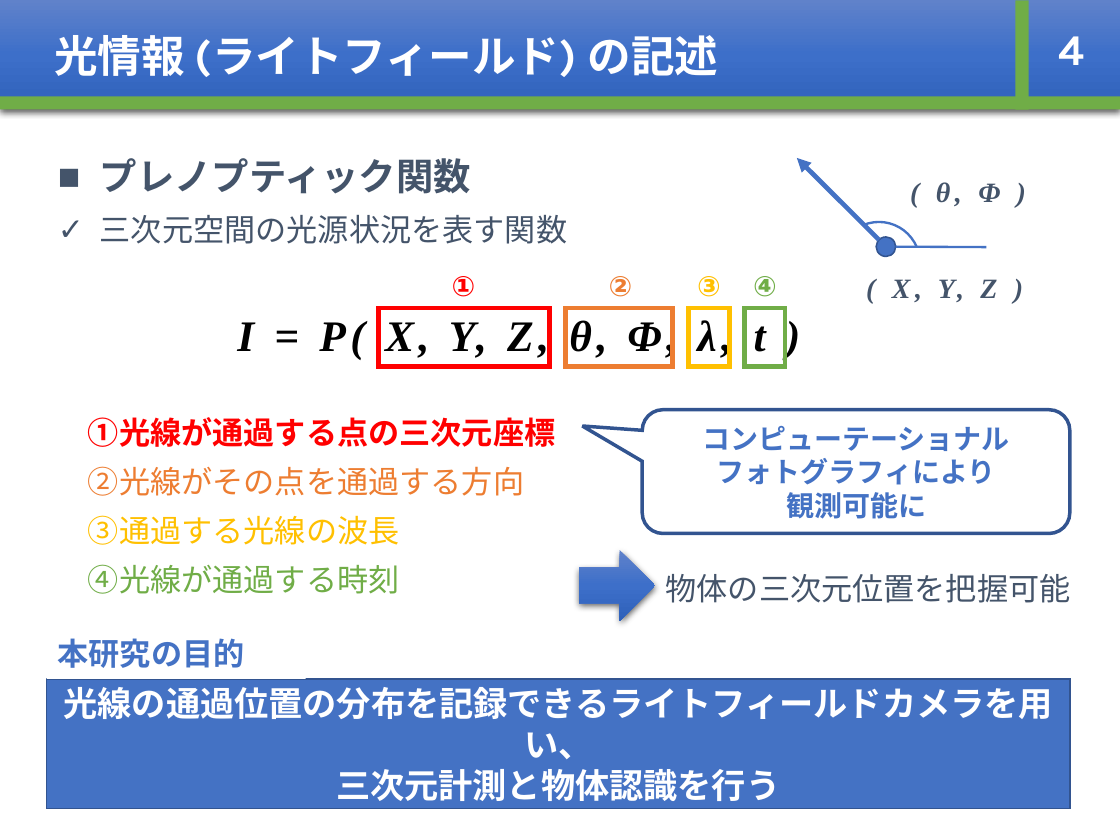
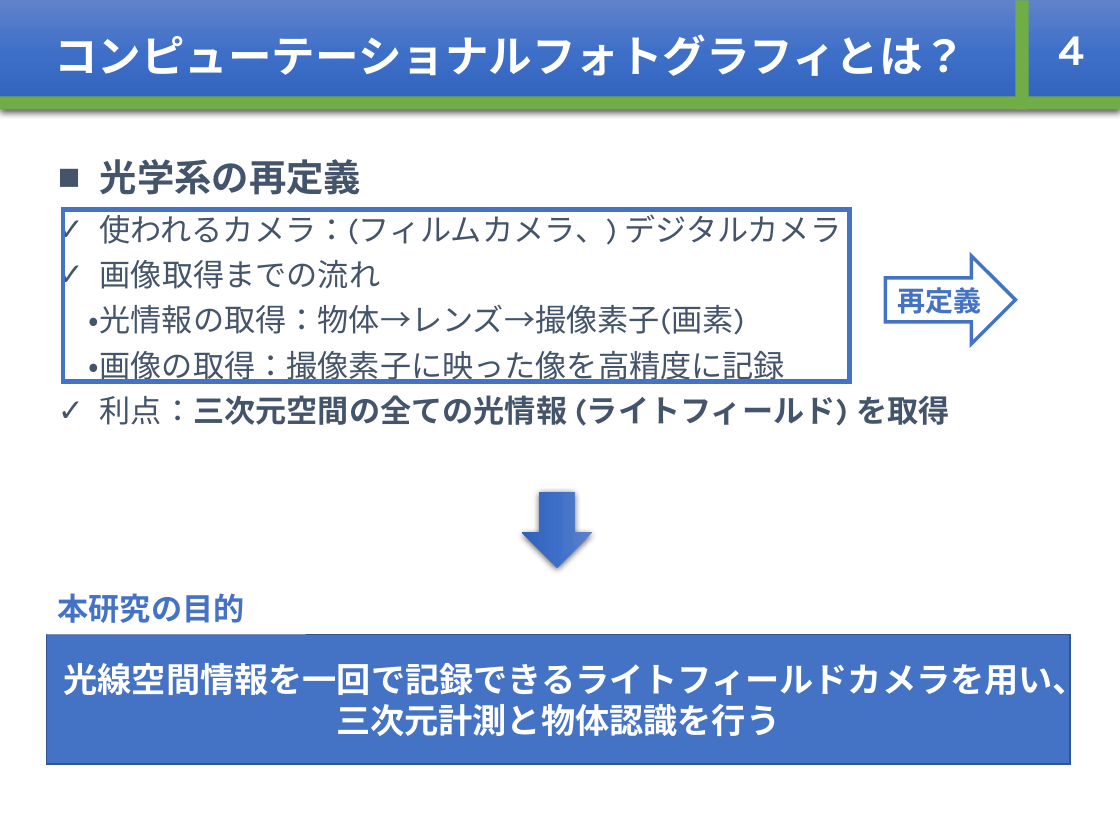
Before and after one commit to whcitizen/citizen_thesis, a slide deck: slide 6 of 03_mid_presentation/mid-presentation_20180219.pptx. Drawn at 1120x840 pixels with LibreOffice and Linux fonts; fonts in the diff are those of the drawing. Boxes give left, top, right and bottom in pixels: in the first picture for what was removed or moved away, otherwise in the second. Text is boxed around its words. In the diff, an @@ line names an element or a change of style, - is before the commit and + after.

```diff
--- a/03_mid_presentation/mid-presentation_20180219.pptx
+++ b/03_mid_presentation/mid-presentation_20180219.pptx
@@ text in rectangle at (x1=54, y1=34, x2=966, y2=76): text changed @@
-光情報 (ライトフィールド) の記述
+コンピューテーショナルフォトグラフィとは？
@@ text added at (x1=89, y1=159, x2=949, y2=426), 20 pt, text #44546A @@
+■ 光学系の再定義
+✓ 使われるカメラ：(フィルムカメラ、) デジタルカメラ
+✓ 画像取得までの流れ
+・光情報の取得：物体→レンズ→撮像素子(画素)
+・画像の取得：撮像素子に映った像を高精度に記録
+✓ 利点：三次元空間の全ての光情報 (ライトフィールド) を取得
@@ text removed at (x1=100, y1=158, x2=567, y2=244) @@
-■ プレノプティック関数
-✓ 三次元空間の光源状況を表す関数
@@ rectangle added at (x1=63, y1=209, x2=849, y2=381), outline #4472C4 3 pt @@
@@ group removed at (x1=796, y1=158, x2=1000, y2=316): 2 texts, 1 ellipse, 1 line, 1 arrow, 1 arc (boxed as its full ellipse) @@
-( X, Y, Z )
-( θ, Φ )
@@ right arrow added at (x1=886, y1=255, x2=1016, y2=344), fill #FFFFFF, outline #4472C4 2.25 pt, 18 pt, text #4472C4, bold @@
+再定義
@@ group removed at (x1=237, y1=276, x2=785, y2=366): 5 texts, 4 rectangles @@
-I = P( X, Y, Z, θ, Φ, λ, t )
-①
-②
-③
-④
@@ text removed at (x1=88, y1=417, x2=555, y2=594) @@
-①光線が通過する点の三次元座標
-②光線がその点を通過する方向
-③通過する光線の波長
-④光線が通過する時刻
@@ rounded speech box removed at (x1=642, y1=410, x2=1070, y2=533) @@
-コンピューテーショナル
-フォトグラフィにより
-観測可能に
@@ right arrow at (x1=521, y1=491, x2=592, y2=567): rotation 0 to 90 degrees @@
@@ rectangle "本研究の目的" moved from (x1=47, y1=626, x2=306, y2=679) to (x1=47, y1=582, x2=306, y2=635) @@
@@ text removed at (x1=666, y1=574, x2=1071, y2=603) @@
-物体の三次元位置を把握可能
@@ rectangle "光線空間情報を一回で記録できるライトフィールドカメラを用い、" moved from (x1=47, y1=679, x2=1071, y2=809) to (x1=47, y1=634, x2=1071, y2=764) @@
@@ text in rectangle at (x1=64, y1=658, x2=1088, y2=702): text changed @@
-光線の通過位置の分布を記録できるライトフィールドカメラを用い、
+光線空間情報を一回で記録できるライトフィールドカメラを用い、
```
Also in this commit, not shown: 14 other slides changed, 1 slide added, 1 slide removed, 8 other files.
